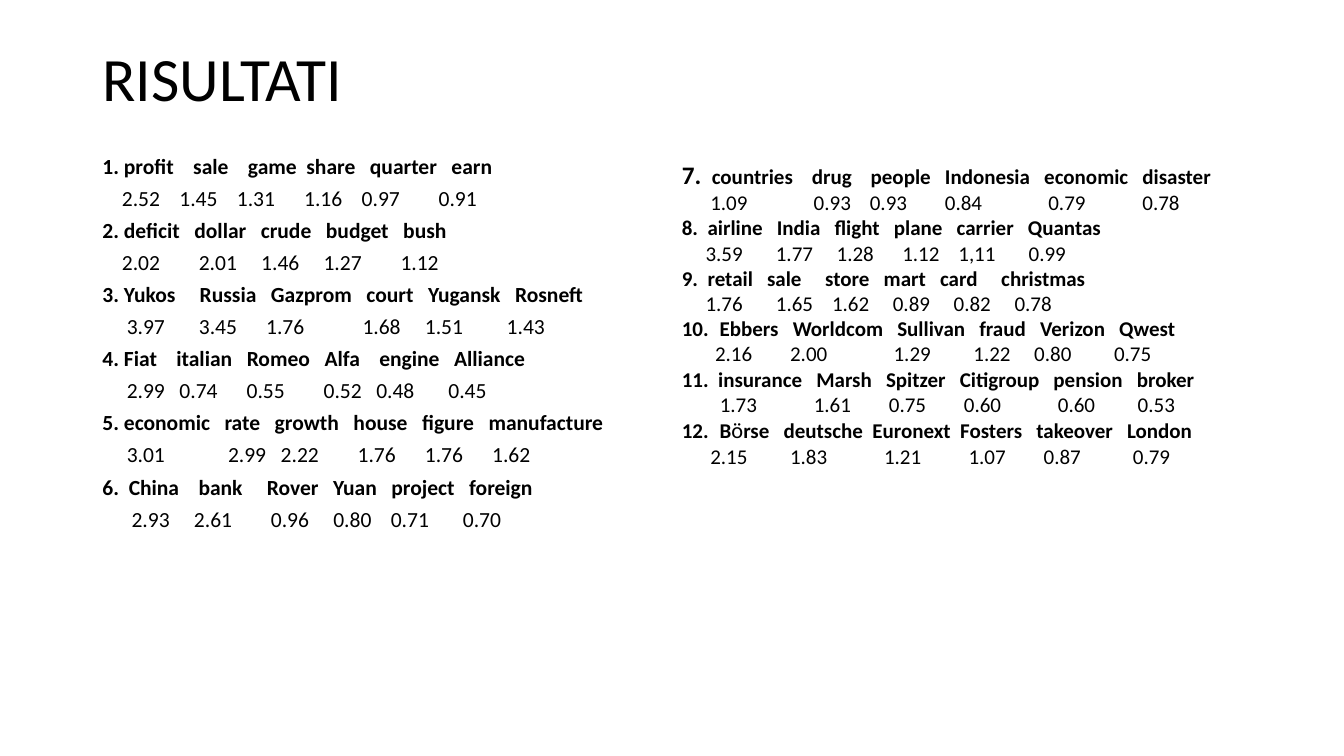
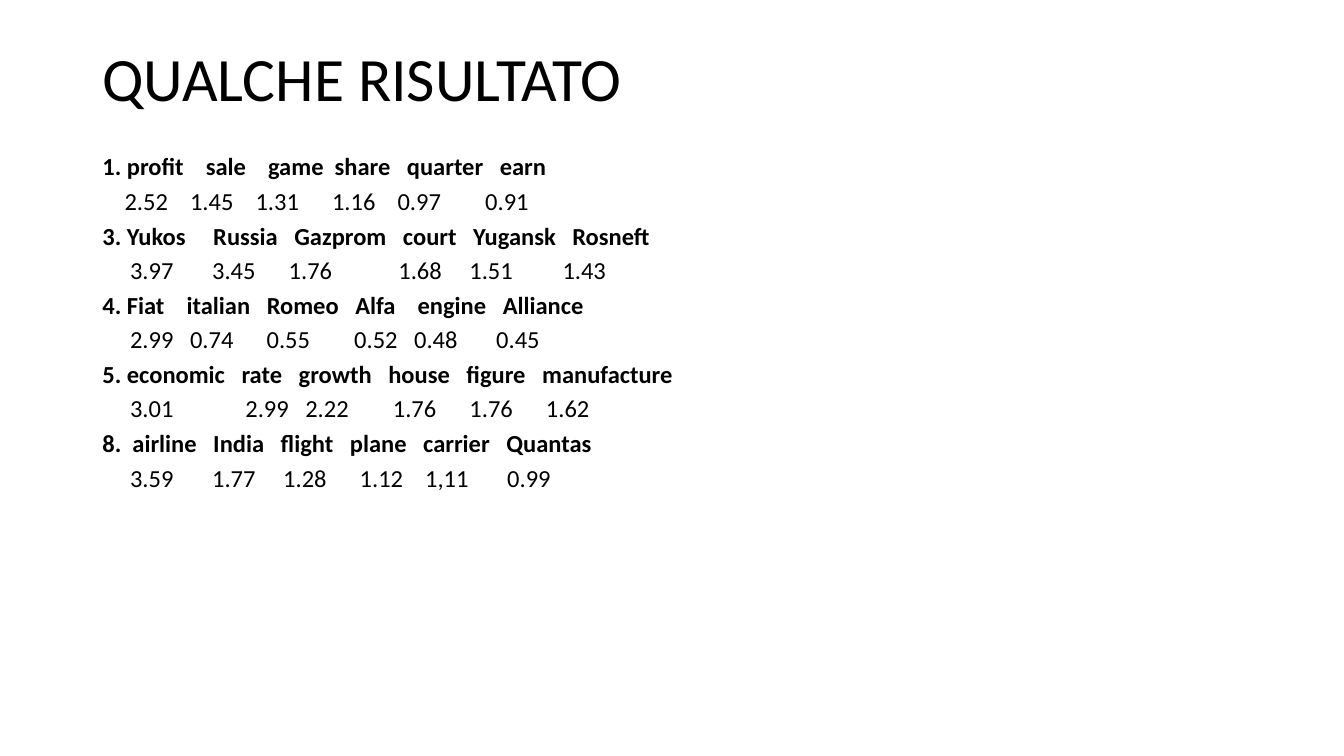
Before and after one commit to rmaganza/TextMiningBBCBusiness, a slide deck: slide 5 of PPI_BBC_article.pptx. Drawn at 1344x756 pixels with LibreOffice and Linux fonts; fonts in the diff are those of the drawing. Boxes give left, top, right and bottom in pixels: in the first picture for what was removed or moved away, otherwise in the second. Text is boxed around its words. In the diff, an @@ line names an element or a change of style, - is before the commit and + after.

```diff
--- a/PPI_BBC_article.pptx
+++ b/PPI_BBC_article.pptx
@@ title at <box>102,61,621,109</box>: text changed @@
-RISULTATI
+QUALCHE RISULTATO
@@ text at <box>102,157,672,417</box>: size 15.4 to 17.5 pt in "1. profit sale game share quarter earn", "2.52 1.45 1.31 1.16 0.97 0.91", "3. Yukos Russia Gazprom court Yugansk Rosneft", "3.97 3.45 1.76 1.68 1.51 1.43" and 4 more places @@
@@ text removed at <box>682,167,1210,464</box> @@
-7. countries drug people Indonesia economic disaster
-1.09 0.93 0.93 0.84 0.79 0.78
-8. airline India flight plane carrier Quantas
-3.59 1.77 1.28 1.12 1,11 0.99
-9. retail sale store mart card christmas
-1.76 1.65 1.62 0.89 0.82 0.78
-10. Ebbers Worldcom Sullivan fraud Verizon Qwest
-2.16 2.00 1.29 1.22 0.80 0.75
-11. insurance Marsh Spitzer Citigroup pension broker
-1.73 1.61 0.75 0.60 0.60 0.53
-12. Börse deutsche Euronext Fosters takeover London
-2.15 1.83 1.21 1.07 0.87 0.79
@@ text at <box>102,223,446,270</box>: paragraphs removed @@
-2. deficit dollar crude budget bush
-2.02 2.01 1.46 1.27 1.12
@@ text at <box>102,434,591,490</box>: text changed; size 15.4 to 17.5 pt @@
-6. China bank Rover Yuan project foreign
-2.93 2.61 0.96 0.80 0.71 0.70
+8. airline India flight plane carrier Quantas
+3.59 1.77 1.28 1.12 1,11 0.99
```
Also in this commit, not shown: 2 other slides changed, 4 slides added, 2 slides removed.
